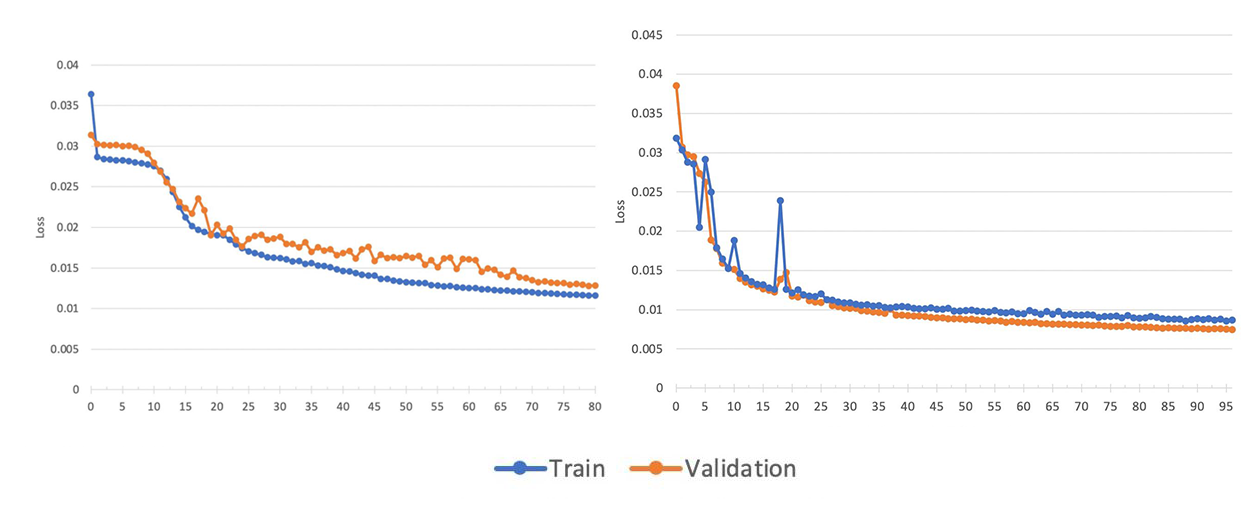
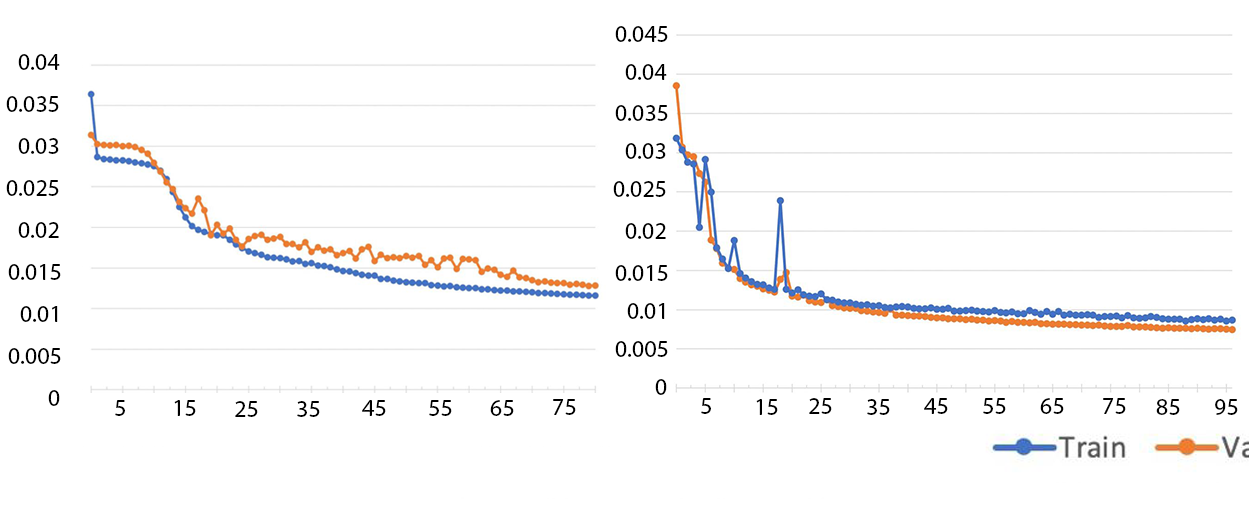
Comparing the layer stacks of the two 1249 x 517 images. Changes:
added layer "0.005 copy" above "0.01 copy" over box(615, 341, 668, 357)
added layer "0.01 copy" above "0.015 copy" over box(627, 303, 665, 319)
added layer "0.015 copy" above "0.02 copy" over box(615, 265, 668, 281)
added layer "0.02 copy" above "0.025 copy" over box(625, 223, 666, 239)
added layer "0.025 copy" above "0.03 copy" over box(613, 181, 666, 197)
added layer "0.03 copy" above "0.035 copy" over box(625, 143, 666, 159)
added layer "0.035 copy" above "0.045" over box(615, 105, 668, 121)
added layer "0.045" above "0.04 copy" over box(615, 26, 668, 42)
added layer "0.04 copy" above "0" over box(625, 64, 667, 80)
added layer "0.005" above "0.01" over box(8, 348, 61, 364)
added layer "0.01" above "0.015" over box(20, 306, 58, 322)
added layer "0.015" above "0.02" over box(8, 264, 61, 280)
added layer "0.02" above "0.025" over box(18, 222, 59, 238)
added layer "0.025" above "0.03" over box(6, 180, 59, 196)
added layer "0.03" above "0.035" over box(18, 138, 59, 154)
added layer "0.035" above "0.04" over box(6, 96, 59, 112)
added layer "0.04" above "Layer 2" over box(18, 54, 60, 70)
added layer "Layer 2" above "Layer 1" over box(985, 433, 1249, 472)
painted on "Layer 1" over box(488, 457, 800, 489)
added layer "85" above "75 copy" over box(1156, 399, 1180, 415)
added layer "65 copy" above "55 copy" over box(1040, 398, 1064, 414)
added layer "45 copy" above "35 copy" over box(924, 398, 948, 414)
painted on "no-wi" over box(23, 54, 602, 417)
painted on "pca-2-datasets" over box(596, 26, 1246, 453)
…and 17 more changes (17 added)
